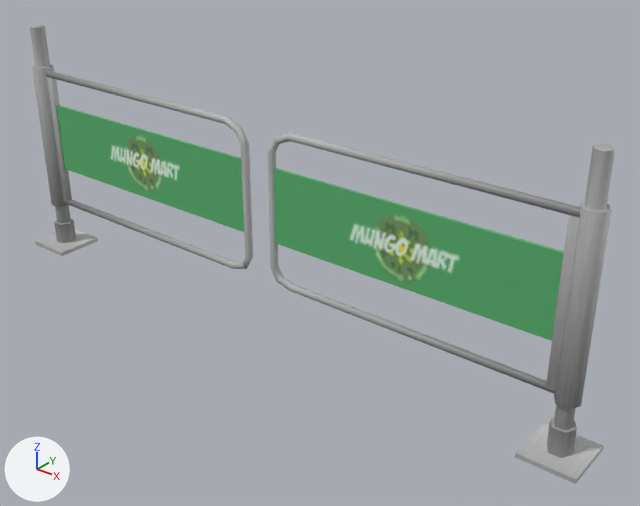
An edit to the FBX model CheckOutChicks/Assets/Models/Einrichtung/Einrichtung_Absperrung_Ausgang.fbx, drawn before and after from the same camera.
Rendered twice from a 50 mm lens placed at (2.35, -2.5, 2.01), pointed at (0.28, 0.08, 0.4). Lighting does not change. The marker at lower left points along +X, +Y and +Z. Where no turn or scale is listed for an object, it has been applied to the vertices.

Before the edit, the objects in view are built like this:
```python
mat_lambert2 = principled_material('lambert2')
mat_lambert2.texture = img_einrichtung_ausgang_d_png  # with its transparency
me_mesh = bpy.data.meshes.new('Mesh')
me_mesh.from_pydata(...)  # 76 vertices, 118 faces; spans x -0.019..1.38, y -0.049..0.036, z 0.227..0.948
me_mesh.materials.append(mat_lambert2)  # picture img_einrichtung_ausgang_d_png
me_mesh_001 = bpy.data.meshes.new('Mesh.001')
me_mesh_001.from_pydata(...)  # 68 vertices, 92 faces; spans x -1.48..1.55, y -0.12..0.11, z 0.0..1.15
me_mesh_001.materials.append(mat_lambert2)  # picture img_einrichtung_ausgang_d_png
me_mesh_002 = bpy.data.meshes.new('Mesh.002')
me_mesh_002.from_pydata(...)  # 76 vertices, 118 faces; spans x -1.417..-0.019, y -0.049..0.036, z 0.227..0.948
me_mesh_002.materials.append(mat_lambert2)  # picture img_einrichtung_ausgang_d_png
ob_ausgang = bpy.data.objects.new('Ausgang', me_mesh_001)
ob_ausgang.location = (0.0, 0.0, 0.0)
ob_ausgang_links = bpy.data.objects.new('Ausgang_links', me_mesh_002)
ob_ausgang_links.location = (0.0, 0.0, 0.0)
ob_ausgang_rechts = bpy.data.objects.new('Ausgang_rechts', me_mesh)
ob_ausgang_rechts.location = (0.11, 0.0, 0.0)
```
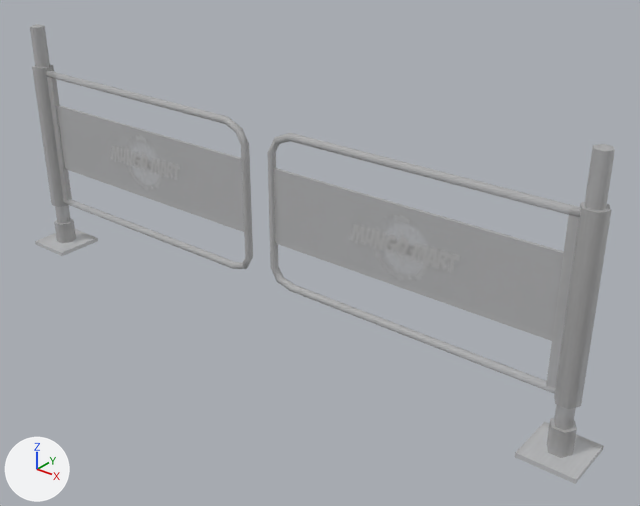
Where the newer file only moved an object's origin or applied its transform, the numbers keep the older frame.

Where the change shows, as pixel boxes (x1, y1, x2, y2) in the pictures (640 x 506 px):
'Ausgang_rechts', surface changed, recoloured (green to grey)
    both: (271, 133, 611, 409)
'Ausgang_links', surface changed, recoloured (green to grey)
    both: (32, 66, 249, 269)

Diff of the bpy script that builds the scene:
```diff
--- a/CheckOutChicks/Assets/Models/Einrichtung/Einrichtung_Absperrung_Ausgang.fbx.py
+++ b/CheckOutChicks/Assets/Models/Einrichtung/Einrichtung_Absperrung_Ausgang.fbx.py
@@ img_einrichtung_ausgang_d_png @@
-img_einrichtung_ausgang_d_png = load_image('Einrichtung_Ausgang_D.png', '../Materials/Texturen/Einrichtung_Ausgang_D.png', 256, 256, 'sRGB')
+img_einrichtung_ausgang_d_png = load_image('Einrichtung_Ausgang_D.png', '../Materials/Texturen/Einrichtung_Ausgang_D.png', 256, 256, 'Non-Color')
@@ mat_lambert2 @@
 n0 = _N.new('ShaderNodeBsdfPrincipled'); n0.name = 'Principled BSDF'
+n0.inputs[0].default_value = (0.5, 0.5, 0.5, 1.0)  # 'Base Color', grey #bcbcbc
 n1 = _N.new('ShaderNodeOutputMaterial'); n1.name = 'Material Output'
@@ mat_lambert2 @@
 n2 = _N.new('ShaderNodeTexImage'); n2.name = 'Image Texture'
 n2.image = img_einrichtung_ausgang_d_png
-_L.new(n2.outputs[0], n0.inputs[0])  # 'Color' to 'Base Color'
-_L.new(n2.outputs[1], n0.inputs[4])  # 'Alpha' to 'Alpha'
 _L.new(n0.outputs[0], n1.inputs[0])  # 'BSDF' to 'Surface'
+_L.new(n2.outputs[0], n0.inputs[4])  # 'Color' to 'Alpha'
```
